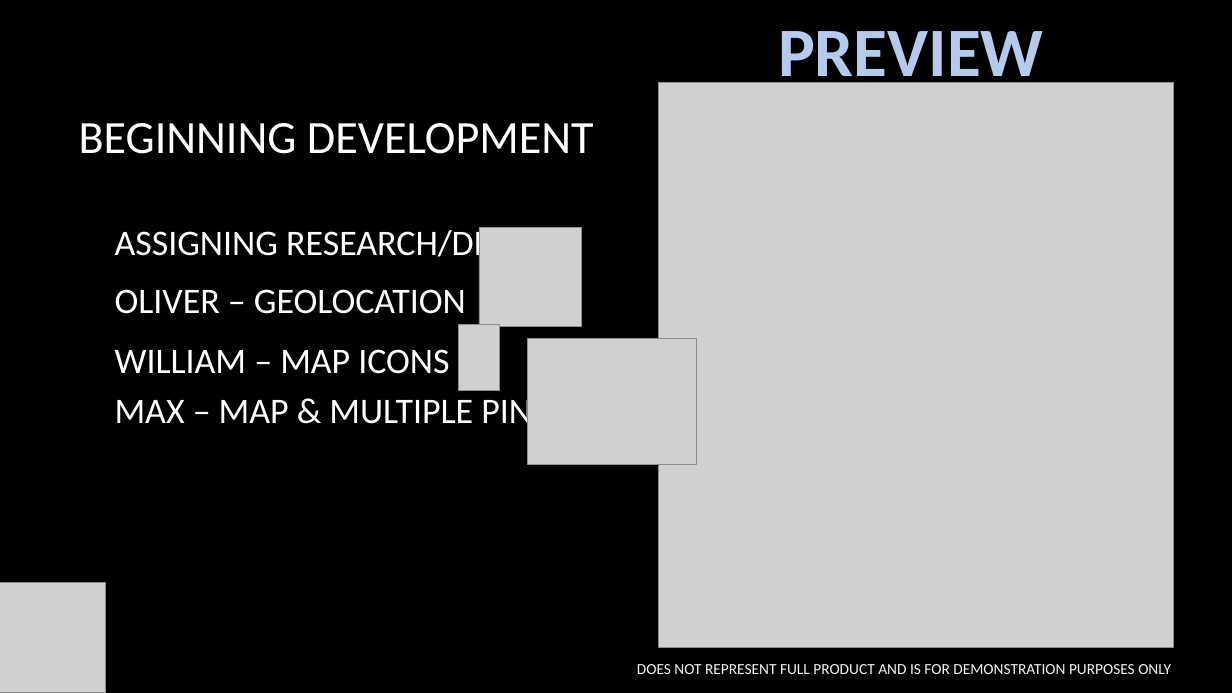
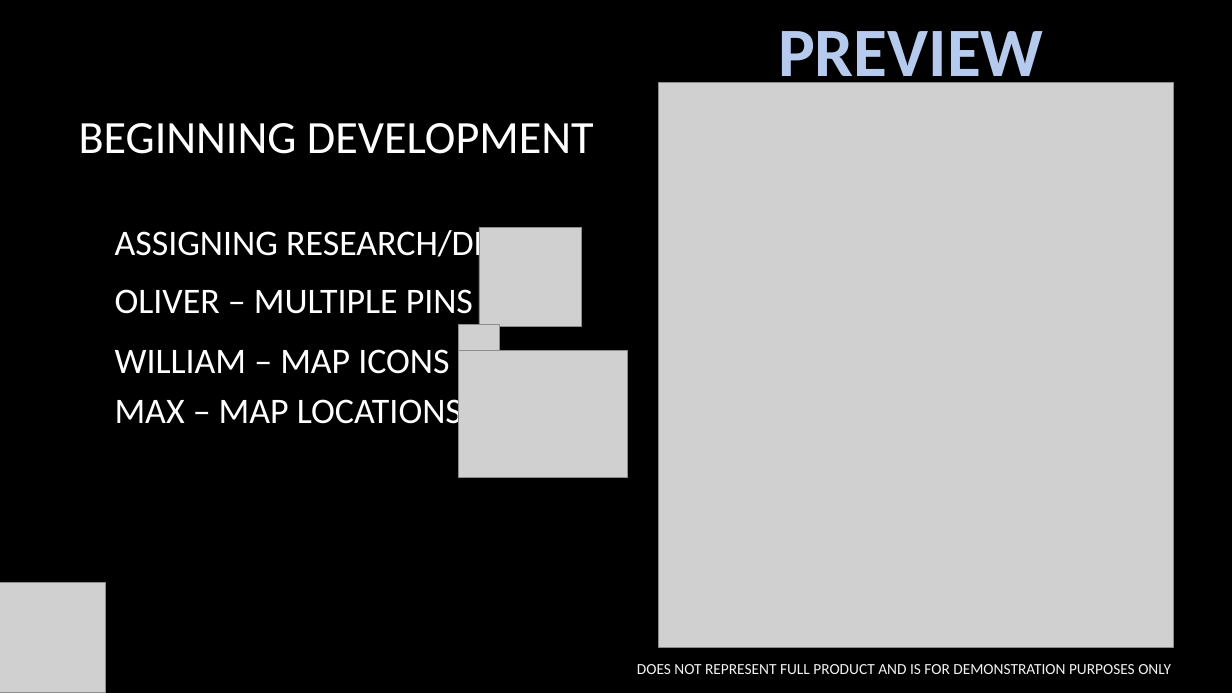
Before and after one commit to playyip/crimelevelsuk, a slide deck: slide 4 of htdox/presentation.pptx. Drawn at 1232x693 pixels with LibreOffice and Linux fonts; fonts in the diff are those of the drawing; grey boxes stand for pictures; background and template pictures are left out. Boxes give left, top, right and bottom in pixels: in the first picture for what was removed or moved away, otherwise in the second. Text is boxed around its words. In the diff, an @@ line names an element or a change of style, - is before the commit and + after.

Commit message:
:dancer:
oliver open

```diff
--- a/htdox/presentation.pptx
+++ b/htdox/presentation.pptx
@@ text at (115,289,473,314): text changed @@
-OLIVER – GEOLOCATION
+OLIVER – MULTIPLE PINS
@@ picture: place and size @@
-picture at (528,338,697,465)
+picture at (458,351,628,478)
@@ text at (115,393,462,432): text changed @@
-MAX – MAP & MULTIPLE PINS
+MAX – MAP LOCATIONS
```
Also in this commit, not shown: 1 other slide changed, 2 slides removed, 2 other files.
